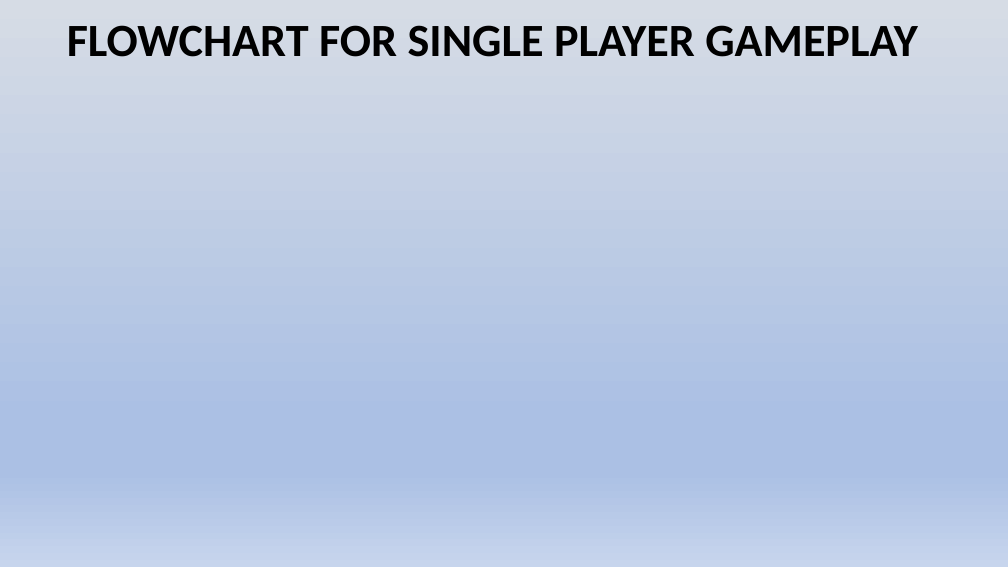
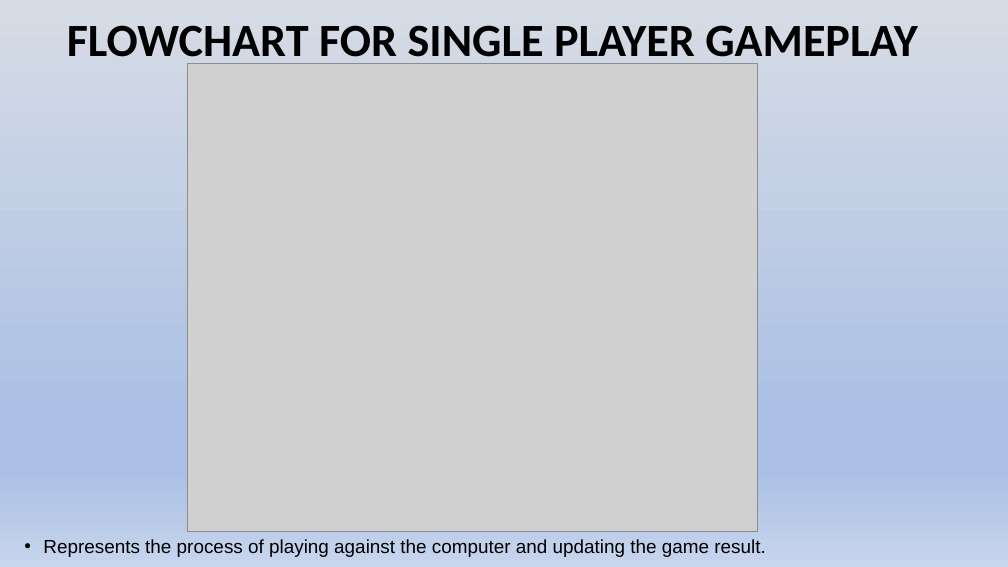
Before and after one commit to Bachelor-Of-Computer-Application/project-sd, a slide deck: slide 10 of 2nd sem final presentation.pptx. Drawn at 1008x567 pixels with LibreOffice and Linux fonts; fonts in the diff are those of the drawing; grey boxes stand for pictures. Boxes give left, top, right and bottom in pixels: in the first picture for what was removed or moved away, otherwise in the second. Text is boxed around its words. In the diff, an @@ line names an element or a change of style, - is before the commit and + after.

Commit message:
presentation flowcharts

```diff
--- a/2nd sem final presentation.pptx
+++ b/2nd sem final presentation.pptx
@@ picture added at (188, 64, 758, 532) @@
@@ text added at (43, 539, 765, 557), 18 pt, text #000000 @@
+• Represents the process of playing against the computer and updating the game result.
```
Also in this commit, not shown: 2 slides added.
